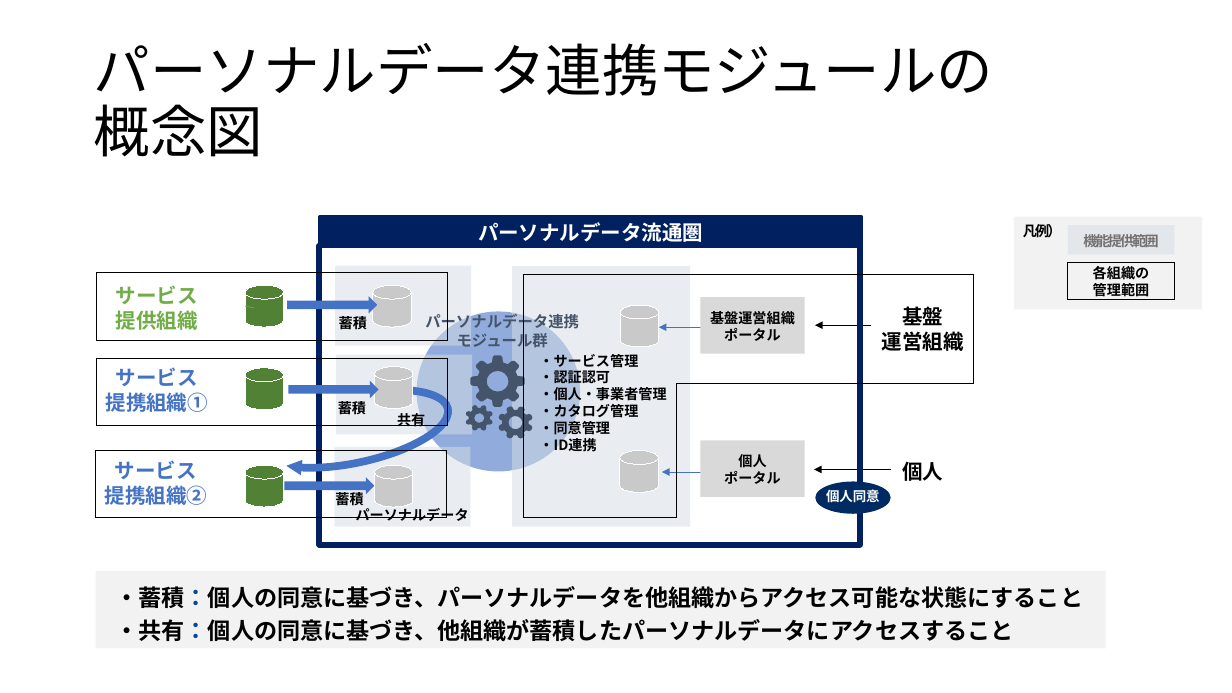
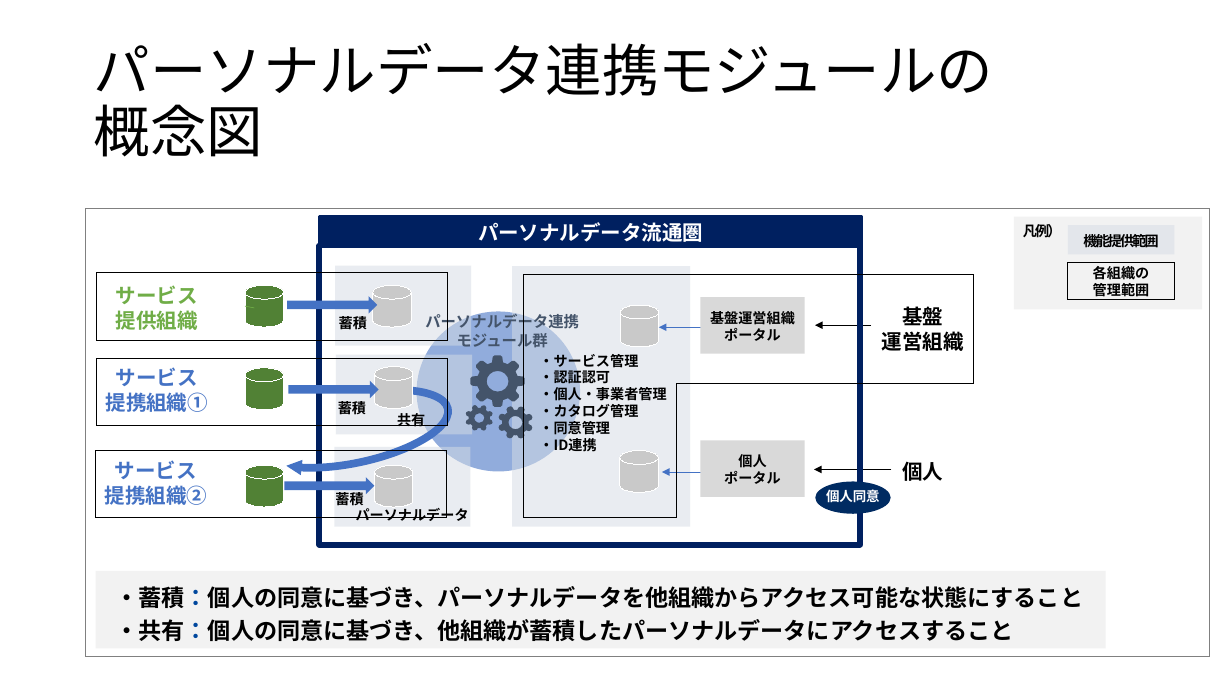
Before and after one commit to Personal-Data-Linkage-Module/.github, a slide deck: slide 1 of src/Personal-Data-Linkage-Module_Image.pptx. Drawn at 1232x693 pixels with LibreOffice and Linux fonts; fonts in the diff are those of the drawing. Boxes give left, top, right and bottom in pixels: in the first picture for what was removed or moved away, otherwise in the second. Text is boxed around its words. In the diff, an @@ line names an element or a change of style, - is before the commit and + after.

Commit message:
概念図の背景を白塗りへ変更した。

```diff
--- a/src/Personal-Data-Linkage-Module_Image.pptx
+++ b/src/Personal-Data-Linkage-Module_Image.pptx
@@ rectangle added at (86, 208, 1210, 656), fill #FFFFFF, outline #808080 0.75 pt @@
@@ rectangle "機能提供範囲" at (1068, 226, 1175, 255): text colour #767171 to #000000 @@
```
Also in this commit, not shown: 1 other file.
